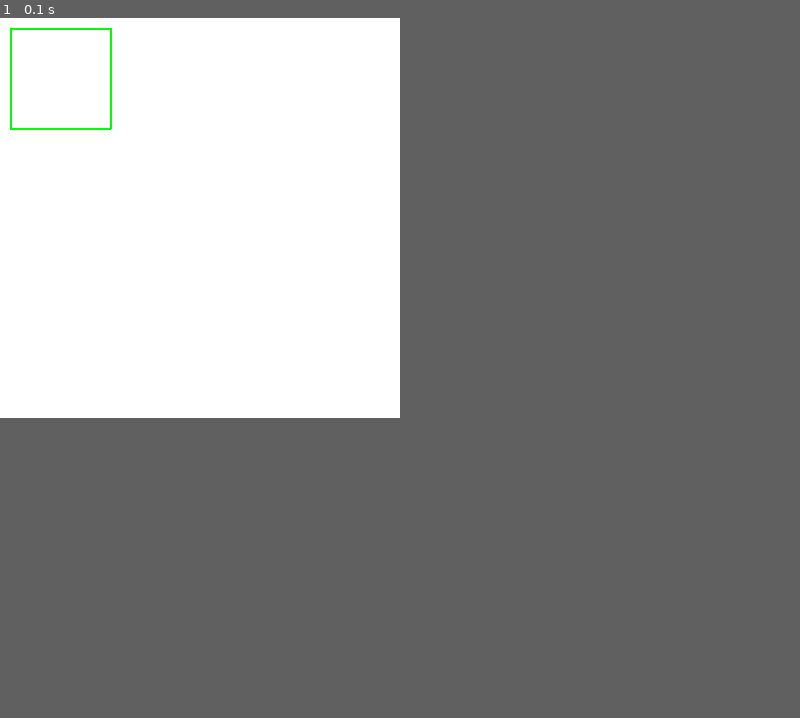
Above: before the commit, frame 1.
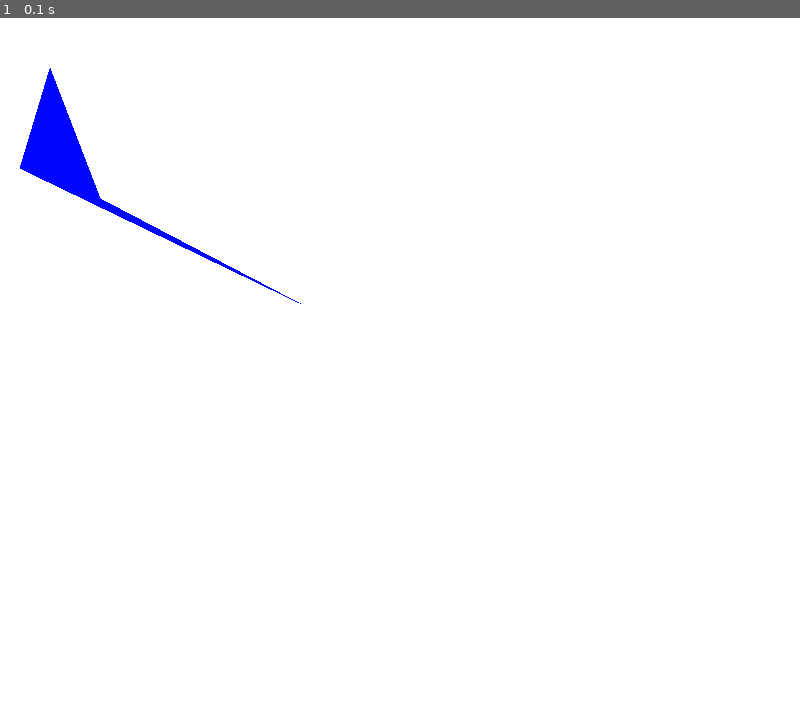
Above: after the commit, the same moment.

Repository: dradav97/TangramPygame
Game: pygame game, started from prueba_triangulo.py
Two runs of this game, one before a commit and one after it. Both use one fixed random seed, a clock stepped at 60 frames per second and the inputs below.
Inputs:
- Up to frame 1 (0.1 s): no input
The window is 400x400 before the commit and 800x700 after it. Grey fills any space a smaller window leaves; there, only what the larger window draws over its background counts as a difference.

The runs differ from the first frame. In frame 1, 1.2% of the frame differs, in the area x 1-38%, y 1-41%.

Commit message:
agregadas funcionalidades a las figuras

Diff:
--- a/figures/Triangle.py
+++ b/figures/Triangle.py
@@ -1,54 +1,72 @@
+from math import cos, sin
+from figures.Vertex import Vertex
 
 class Triangle:
 
-    def __init__(self, height, base, side_ab, side_ac, side_bc, vertex_a, vertex_b, vertex_c):
-        self.height = height
-        self.base = base
-        self.vertex_a = vertex_a
-        self.vertex_b = vertex_b
-        self.vertex_c = vertex_c
-        self.side_ab = side_ab
-        self.side_ac = side_ac
-        self.side_bc = side_bc
+    def __init__(self, height, base, side_ab, side_ac, side_bc, vertex_a, vertex_b, vertex_c, center):
+        self._height = height
+        self._base = base
+        self._vertex_a = vertex_a
+        self._vertex_b = vertex_b
+        self._vertex_c = vertex_c
+        self._side_ab = side_ab
+        self._side_ac = side_ac
+        self._side_bc = side_bc
+        self._center = center
 
     def rotate(self, grades):
-        pass
+        self.vertex_a = self.rotate_vertex(self.vertex_a.x-self.center.x, self.vertex_a.y-self.center.y, grades)
+        self.vertex_b = self.rotate_vertex(self.vertex_b.x-self.center.x, self.vertex_b.y-self.center.y, grades)
+        self.vertex_c = self.rotate_vertex(self.vertex_c.x-self.center.x, self.vertex_c.y-self.center.y, grades)
+
+    def rotate_vertex(self, x, y, alpha):
+        new_y = x*sin(alpha) + y*cos(alpha)
+        new_x = x*cos(alpha) - y*sin(alpha)
+        return Vertex([new_x+self.center.x, new_y+self.center.y])
 
     @property
     def height(self):
-        return self.height
+        return self._height
 
     @property
     def base(self):
-        return self.base
+        return self._base
 
     @property
     def vertex_a(self):
-        return self.vertex_a
+        return self._vertex_a
 
     @property
     def vertex_b(self):
-        return self.vertex_b
+        return self._vertex_b
 
     @property
     def vertex_c(self):
-        return self.vertex_c
+        return self._vertex_c
 
     @property
     def side_ab(self):
-        return self.side_ab
+        return self._side_ab
 
     @property
     def side_ac(self):
-        return self.side_ac
+        return self._side_ac
 
     @property
     def side_bc(self):
-        return self.side_bc
+        return self._side_bc
+
+    @property
+    def center(self):
+        return self._center
+
+    @center.setter
+    def center(self, value):
+        self._center = value
 
     @height.setter
     def height(self, value):
-        self.height = value
+        self._height = value
 
     @base.setter
     def base(self, value):
@@ -60,20 +78,20 @@
 
     @side_ab.setter
     def side_ab(self, value):
-        self.side_ab = value
+        self._side_ab = value
 
     @side_ac.setter
     def side_ac(self, value):
-        self.side_ac = value
+        self._side_ac = value
 
     @side_bc.setter
     def side_bc(self, value):
-        self.side_bc = value
+        self._side_bc = value
 
     @vertex_b.setter
     def vertex_b(self, value):
-        self.vertex_b = value
+        self._vertex_b = value
 
     @vertex_c.setter
     def vertex_c(self, value):
-        self.vertex_c = value
+        self._vertex_c = value
--- a/figures/Vertex.py
+++ b/figures/Vertex.py
@@ -1,28 +1,28 @@
 class Vertex:
     def __init__(self, vertex):
 
-        self.vertex = vertex
+        self._vertex = vertex
 
     @property
     def x(self):
-        return self.vertex[0]
+        return self._vertex[0]
 
     @property
     def y(self):
-        return self.vertex[1]
+        return self._vertex[1]
 
     @property
     def vertex(self):
-        return self.vertex
+        return self._vertex
 
     @x.setter
     def x(self, value):
-        self.vertex[0] = value
+        self._vertex[0] = value
 
     @y.setter
     def y(self, value):
-        self.vertex[1] = value
+        self._vertex[1] = value
 
     @vertex.setter
     def vertex(self, new_vertex):
-        self.vertex = new_vertex
+        self._vertex = new_vertex
--- a/prueba_triangulo.py
+++ b/prueba_triangulo.py
@@ -1,8 +1,13 @@
 import sys
 import pygame
+from figures.Triangle import Triangle
+from figures.Vertex import Vertex
+
+
+
 
 pygame.init()
-size = (400, 400)
+size = (800, 700)
 screen = pygame.display.set_mode(size)
 BLACK = (0, 0, 0)
 WHITE = (255, 255, 255)
@@ -12,6 +17,11 @@
 VIOLET = (125, 125, 125)
 alfa = 0
 clock = pygame.time.Clock()
+# (self, height, base, side_ab, side_ac, side_bc, vertex_a, vertex_b, vertex_c, center):
+
+t = Triangle(400, 600, 600, 500, 500, Vertex([100, 500]), Vertex([700, 500]), Vertex([400, 100]), Vertex([400, 350]))
+t2 = Triangle(400, 600, 600, 500, 500, Vertex([100, 500]), Vertex([700, 500]), Vertex([400, 100]), Vertex([400, 350]))
+
 while True:
     screen.fill(WHITE)
     for event in pygame.event.get():
@@ -19,9 +29,14 @@
         if event.type == pygame.QUIT:
             sys.exit()
     # Aqui dibujamos
-    #pygame.draw.polygon(screen, BLACK, [A, B, C, D], 2)
+    # pygame.draw.polygon(screen, BLACK, [A, B, C, D], 2)
+    # pygame.draw.polygon(screen, (0,255,0), (t.vertex_a.vertex, t.vertex_b.vertex , t.vertex_c.vertex ), 2)
 
-    pygame.draw.polygon(screen, (0,255,0), [[10, 10], [10, 110], [110, 110], [110, 10]], 2)
-    clock.tick(60)
+    pygame.draw.polygon(screen, (0, 5, 255), ((50,50),(100,180),(300,285),(20,150)))
+    # g = -0.00172
+    # t2.rotate(g)
+
+    clock.tick(80)
+
     # Aqui dibujamos
     pygame.display.flip()
Not shown, changed: .gitignore
